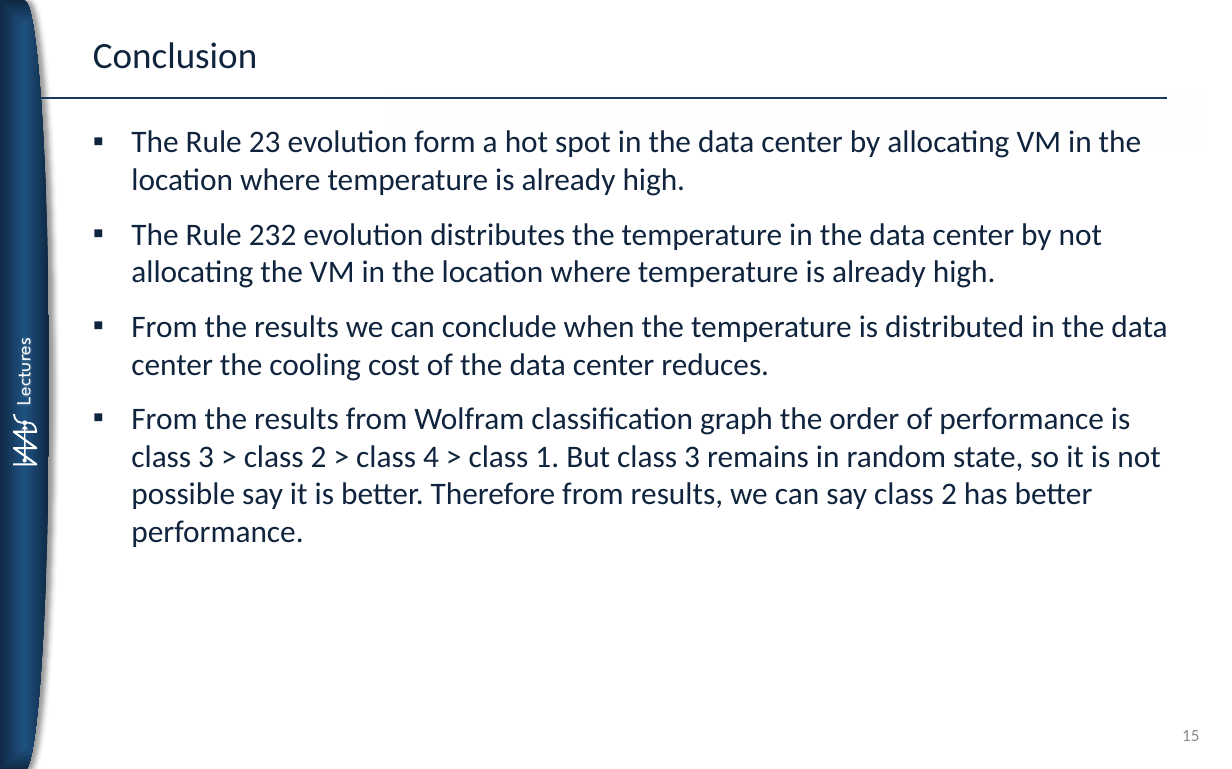
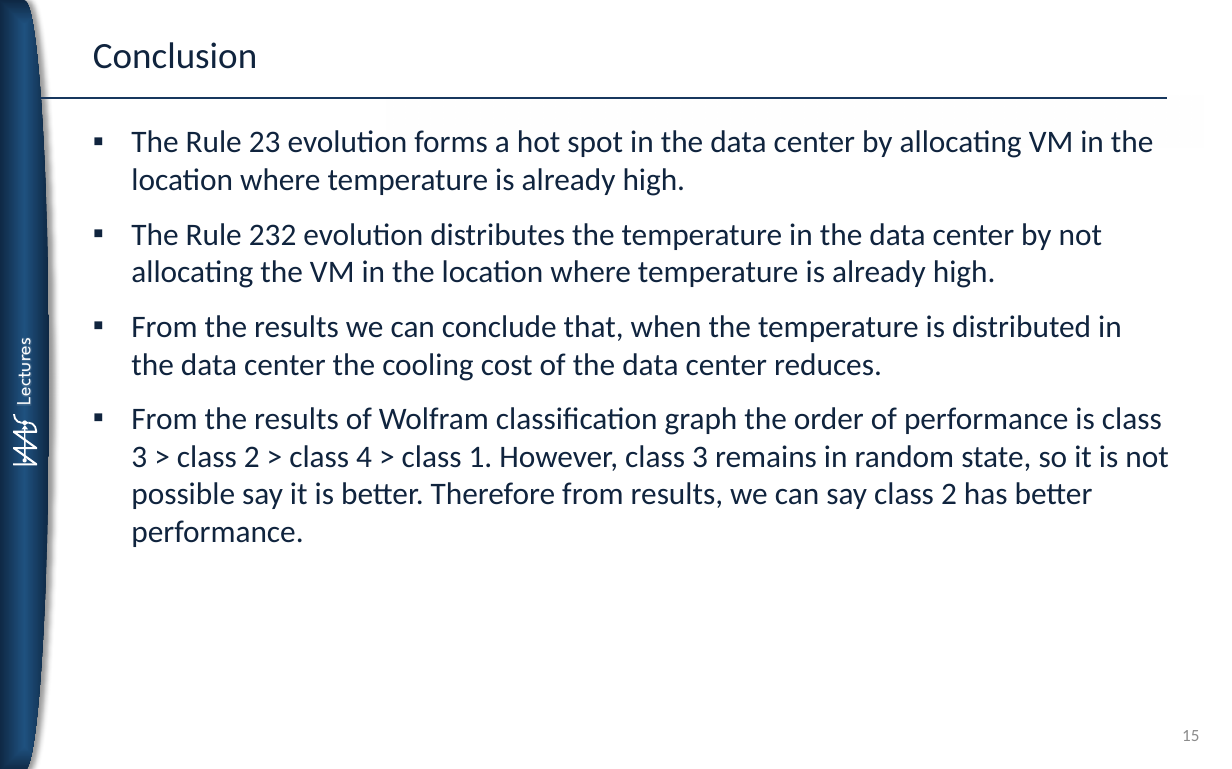
Before and after one commit to koushik1703/cloudsim, a slide deck: slide 15 of Cellular Automata for Cloud Resource Allocation.pptx. Drawn at 1232x769 pixels with LibreOffice and Linux fonts; fonts in the diff are those of the drawing. Boxes give left, top, right and bottom in pixels: in the first picture for what was removed or moved away, otherwise in the second. Text is boxed around its words. In the diff, an @@ line names an element or a change of style, - is before the commit and + after.

Commit message:
ppt change

```diff
--- a/Cellular Automata for Cloud Resource Allocation.pptx
+++ b/Cellular Automata for Cloud Resource Allocation.pptx
@@ text at [131,130,1153,196]: text changed @@
-▪ The Rule 23 evolution form a hot spot in the data center by allocating VM in the location where temperature is already high.
+▪ The Rule 23 evolution forms a hot spot in the data center by allocating VM in the location where temperature is already high.
@@ text at [131,315,1168,547]: text changed @@
-▪ From the results we can conclude when the temperature is distributed in the data center the cooling cost of the data center reduces.
-▪ From the results from Wolfram classification graph the order of performance is class 3 > class 2 > class 4 > class 1. But class 3 remains in random state, so it is not possible say it is better. Therefore from results, we can say class 2 has better performance.
+▪ From the results we can conclude that, when the temperature is distributed in the data center the cooling cost of the data center reduces.
+▪ From the results of Wolfram classification graph the order of performance is class 3 > class 2 > class 4 > class 1. However, class 3 remains in random state, so it is not possible say it is better. Therefore from results, we can say class 2 has better performance.
```
Also in this commit, not shown: 6 other slides changed.
